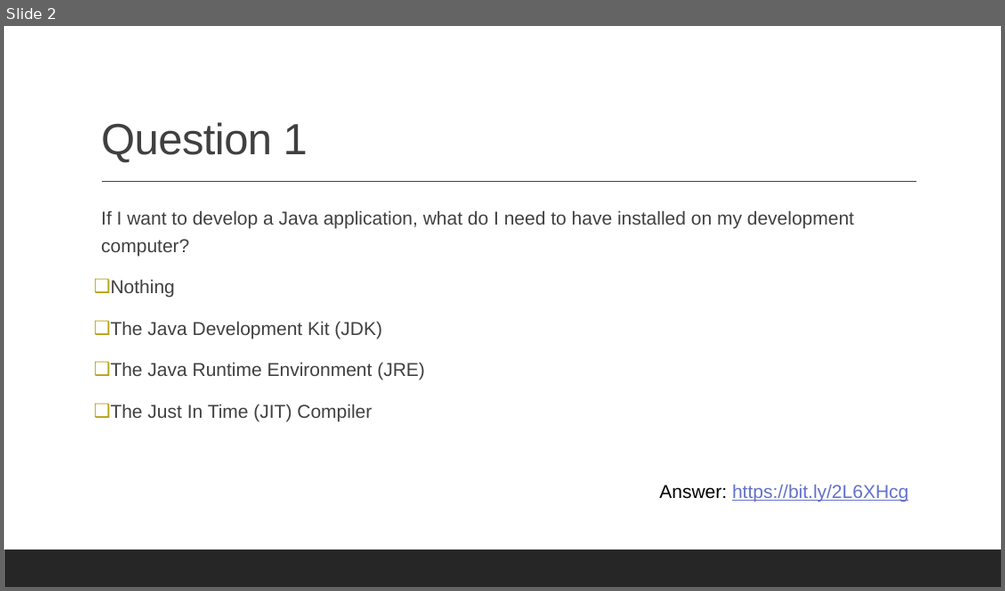
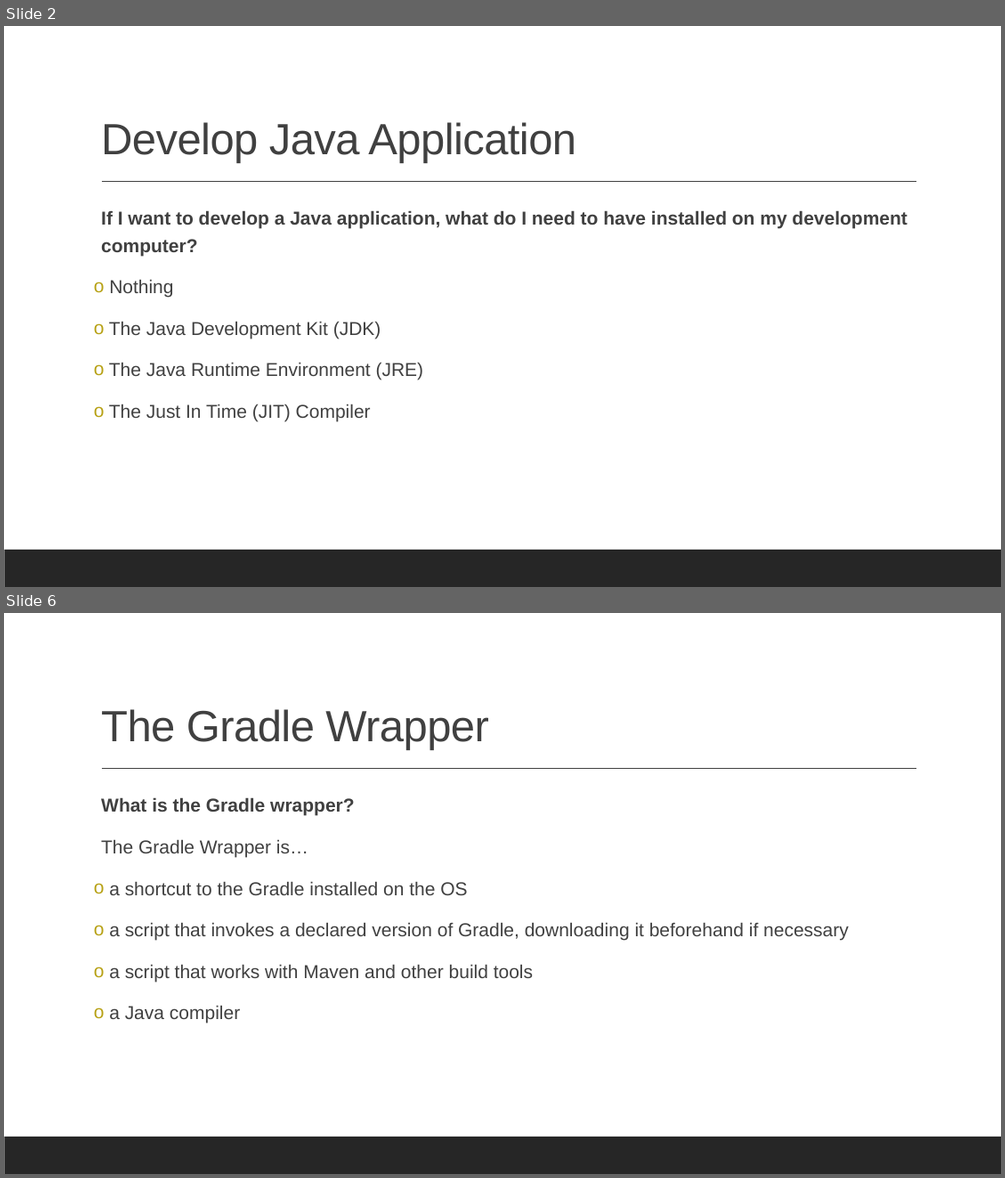
Before and after one commit to albertattard/java-boot-camp, a slide deck: assets/quiz/Quiz - 01.pptx. Shown one above the other, each under a label of ours: slide 2 before the commit, slides 2 and 6 after it; the slides between them are not shown. The pictures are 1005x591 and 1005x1178 pixels, drawn with LibreOffice and Linux fonts; fonts in the diff are those of the drawing. Boxes give left, top, right and bottom in pixels: in the first picture for what was removed or moved away, otherwise in the second. Text is boxed around its words. In the diff, an @@ line names an element or a change of style, - is before the commit and + after.

```diff
--- a/assets/quiz/Quiz - 01.pptx
+++ b/assets/quiz/Quiz - 01.pptx
@@ slide 6 added at [4, 613, 1001, 1174], background #FFFFFF; not listed: 2 template elements that a slide beside it also shows @@
@@ title added at [101, 709, 488, 750], 42 pt, text #404040 @@
+The Gradle Wrapper
@@ text added at [101, 797, 849, 1023], 18 pt, text #404040 @@
+  What is the Gradle wrapper?
+  The Gradle Wrapper is…
+o a shortcut to the Gradle installed on the OS
+o a script that invokes a declared version of Gradle, downloading it beforehand if necessary
+o a script that works with Maven and other build tools
+o a Java compiler
@@ slide 2 changed as well @@
@@ title at [101, 122, 576, 163]: text changed @@
-Question 1
+Develop Java Application
@@ text "If I want to develop ..." at [101, 210, 906, 421]: bold on in "If I want to develop a Java ..."; bullet ❑ to o @@
@@ text removed at [659, 484, 908, 501] @@
-Answer: https://bit.ly/2L6XHcg
```
Also in this commit, not shown: 1 other slide changed, 15 other slides added, 3 other files.
